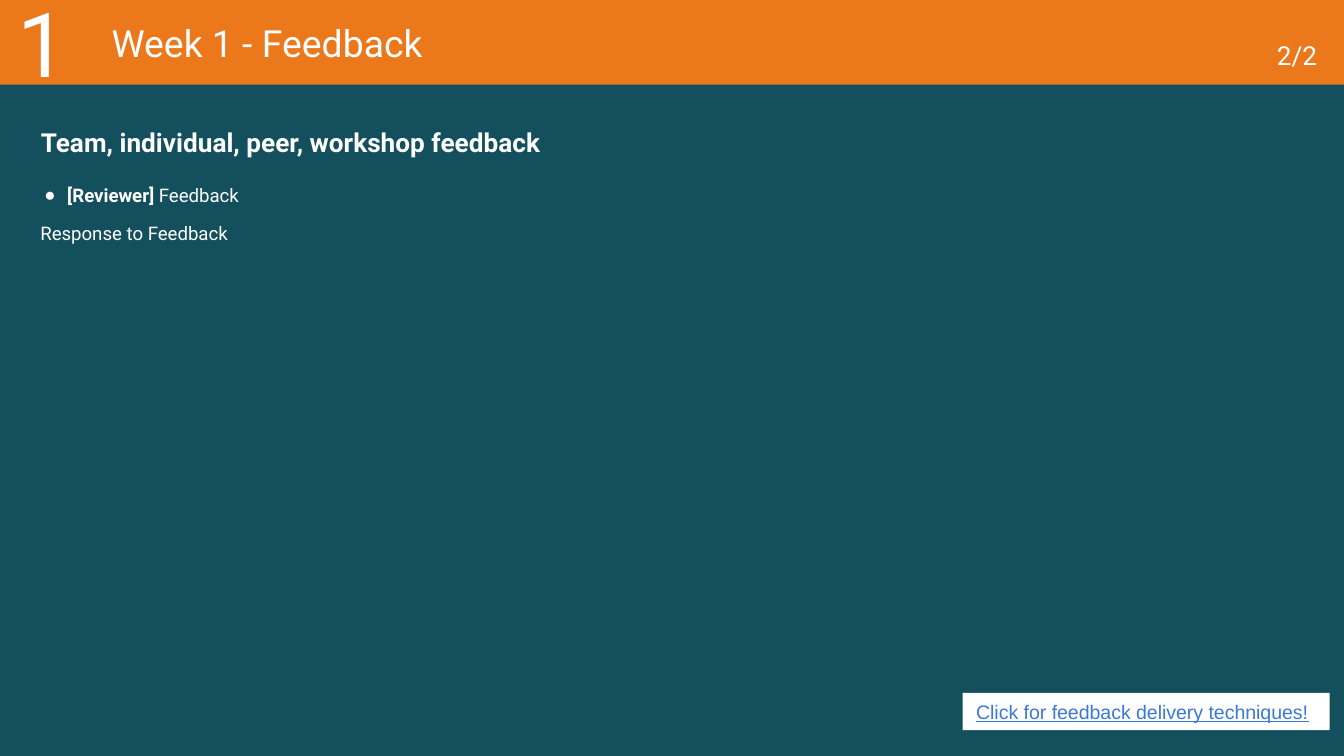
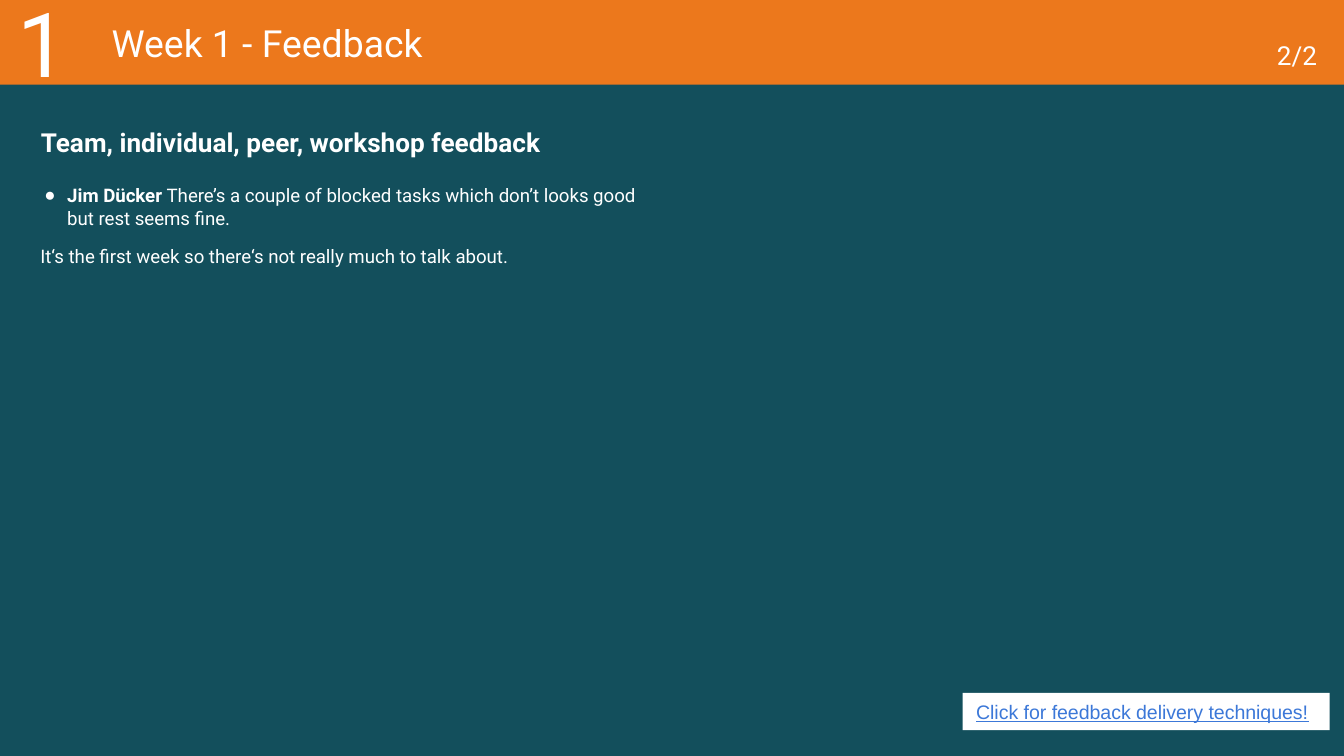
Before and after one commit to MaksBurchard240894/HFG7, a slide deck: slide 10 of Deliverables/Learning Log - Y1B-2024-25_ADSAI.pptx. Drawn at 1344x756 pixels with LibreOffice and Linux fonts; fonts in the diff are those of the drawing. Boxes give left, top, right and bottom in pixels: in the first picture for what was removed or moved away, otherwise in the second. Text is boxed around its words. In the diff, an @@ line names an element or a change of style, - is before the commit and + after.

```diff
--- a/Deliverables/Learning Log - Y1B-2024-25_ADSAI.pptx
+++ b/Deliverables/Learning Log - Y1B-2024-25_ADSAI.pptx
@@ text at [40,188,635,267]: text changed @@
-● [Reviewer] Feedback
-Response to Feedback
+● Jim Dücker There’s a couple of blocked tasks which don’t looks good but rest seems fine.
+It‘s the first week so there‘s not really much to talk about.
```
Also in this commit, not shown: 6 other slides changed, 9 other files.
